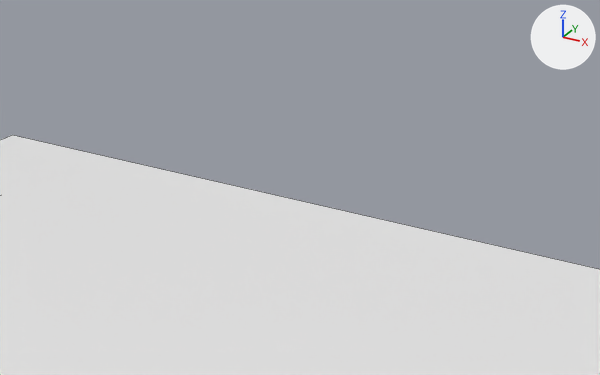
Two versions of the Blender file assets/scene.blend, one commit apart.
Camera for both pictures: a camera (50 mm lens) standing at (5.62, -3.2, 10.25) and looking at (-4.0, 14.3, 1.5). Arrows for +X, +Y and +Z are at upper right; the lights stay in place. Mesh edges are drawn as thin lines.
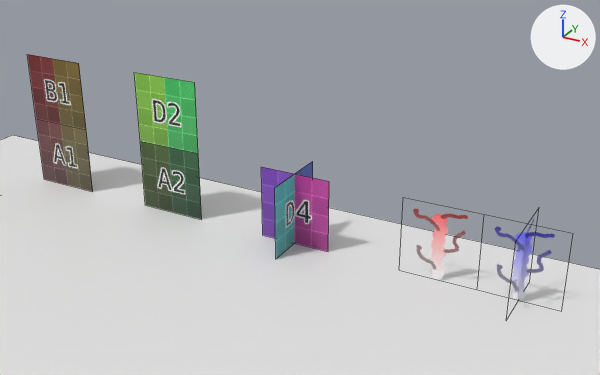
Patch to the scene script:
```diff
--- a/assets/scene.blend.py
+++ b/assets/scene.blend.py
@@ img_mytex @@
+img_mytex = load_image('mytex', '_unpacked/mytex', 512, 512, 'sRGB')
@@ mat_texture @@
+mat_texture = bpy.data.materials.new('texture')
+# uses the picture img_mytex
@@ me_plane_005 @@
+me_plane_005.from_pydata(...)  # 8 vertices, 2 faces; spans x -1.0..1.0, y 0.0..2.0, z -1.0..1.0
+me_plane_005.materials.append(mat_texture)
@@ me_plane_004 @@
+me_plane_004.from_pydata(...)  # 4 vertices, 1 face; spans x -1.0..1.0, y 0.0..2.0, z 0.0
+me_plane_004.materials.append(mat_texture)
@@ me_plane_003 @@
+me_plane_003.from_pydata(...)  # 8 vertices, 2 faces; spans x -1.0..1.0, y 0.0..2.0, z -1.0..1.0
+me_plane_003.materials.append(mat_texture)
@@ me_plane_001 @@
+me_plane_001.from_pydata(...)  # 6 vertices, 2 faces; spans x -1.0..1.0, y 0.0..4.0, z 0.0
+me_plane_001.materials.append(mat_texture)
@@ me_plane @@
+me_plane.from_pydata(...)  # 6 vertices, 2 faces; spans x -1.0..1.0, y 0.0..4.0, z 0.0
+me_plane.materials.append(mat_texture)
@@ ob_plane_004 @@
+ob_plane_004 = bpy.data.objects.new('Plane.004', me_plane_005)
+ob_plane_004.location = (2.0, 14.0, 0.0)
+ob_plane_004.rotation_euler = (1.571, 0.0, 0.0)  # degrees (90, 0, 0)
@@ ob_plane_003 @@
+ob_plane_003 = bpy.data.objects.new('Plane.003', me_plane_004)
+ob_plane_003.location = (0.0, 14.0, 0.0)
+ob_plane_003.rotation_euler = (1.571, 0.0, 0.0)  # degrees (90, 0, 0)
@@ ob_plane_002 @@
+ob_plane_002 = bpy.data.objects.new('Plane.002', me_plane_003)
+ob_plane_002.location = (-4.0, 14.0, 0.0)
+ob_plane_002.rotation_euler = (1.571, 0.0, 0.0)  # degrees (90, 0, 0)
@@ ob_plane_001 @@
+ob_plane_001 = bpy.data.objects.new('Plane.001', me_plane_001)
+ob_plane_001.location = (-8.0, 14.0, 0.0)
+ob_plane_001.rotation_euler = (1.571, 0.0, 0.0)  # degrees (90, 0, 0)
@@ ob_plane @@
+ob_plane = bpy.data.objects.new('Plane', me_plane)
+ob_plane.location = (-12.0, 14.0, 0.0)
+ob_plane.rotation_euler = (1.571, 0.0, 0.0)  # degrees (90, 0, 0)
```

Location of each change, [x1, y1, x2, y2] in pixels of the pictures (600 x 375 px):
'Plane.001', added
    after: [135, 73, 202, 220]
'Plane', added
    after: [27, 54, 93, 192]
'Plane.002', added
    after: [261, 161, 329, 258]
'Plane.004', added
    after: [495, 219, 555, 301]
'Plane.003', added
    after: [413, 208, 468, 280]
